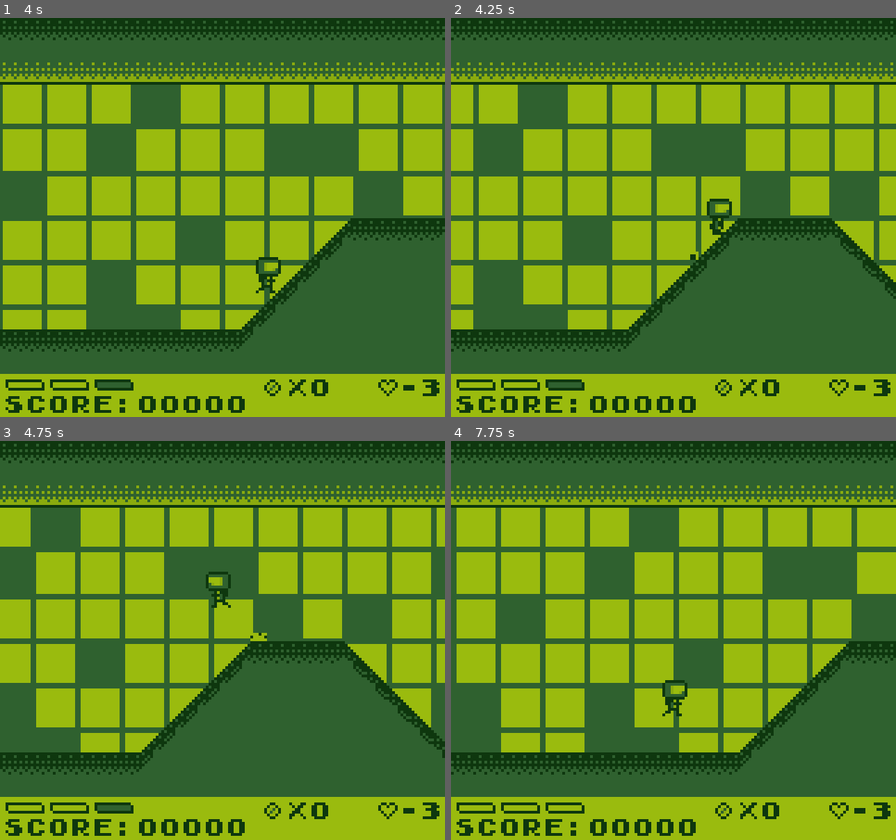
Above: before the commit, frames 1-4 (two rows, left to right).
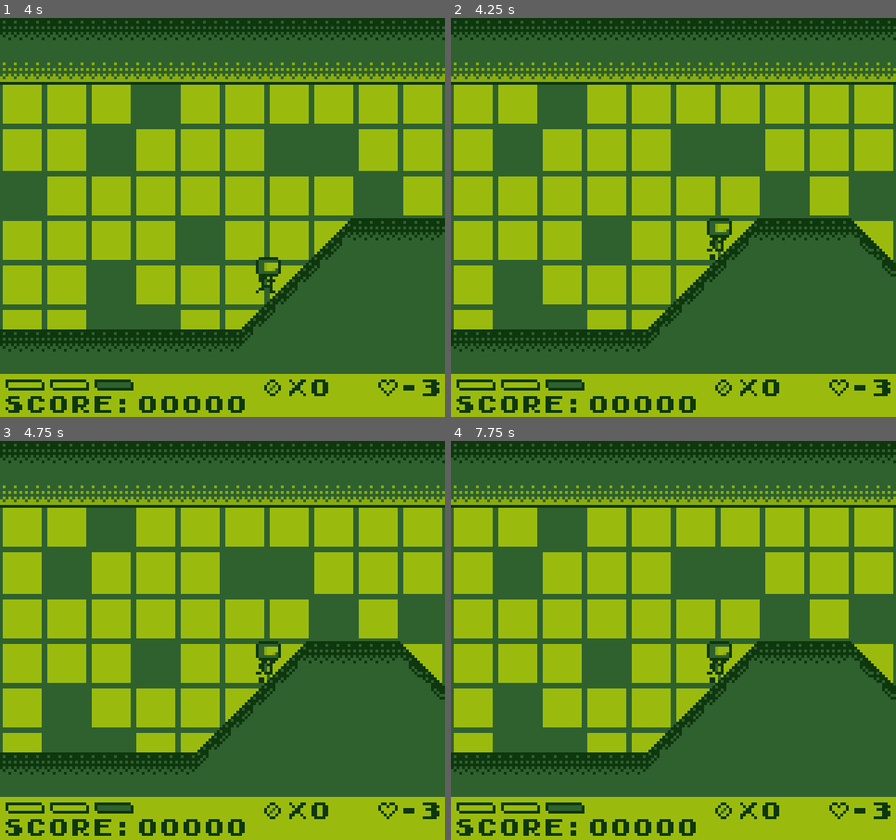
Above: after the commit, the same moments.

Repository: AlanRostem/TurboTrooper
Game: Godot game, scene res://scenes/main/Main.tscn
Same seed, same stepped clock (60 frames per second), same inputs: the game is played once before the commit and once after it. Sound files missing from this copy of the repository are replaced by a short silence.
Inputs:
- Up to frame 1 (4 s): tap Enter (pause) at 0.5 s; hold D (move_right) 0.53-2.03 s; tap S (aim_down) at 0.6, 3.6 s; tap Space (jump) at 0.77, 1.52, 3.02, 3.77 s; tap W (aim_up) at 1.35 s; hold A (move_left) 2.03-2.78 s; tap K (fire) at 2.1 s; hold D (move_right) from 2.78 s (still down); tap E (select) at 2.85 s
- Up to frame 2 (4.25 s): keep holding D (move_right); tap Enter (pause) at 4.15 s
- Up to frame 3 (4.75 s): release D (move_right) at 4.28 s; hold A (move_left) from 4.28 s (still down); tap W (aim_up) at 4.35 s; tap Space (jump) at 4.52 s
- Up to frame 4 (7.75 s): release A (move_left) at 5.03 s; hold D (move_right) 5.03-5.78 s; tap K (fire) at 5.1 s; hold A (move_left) 5.78-7.28 s; tap E (select) at 5.85 s; tap Space (jump) at 6.02, 6.77, 7.52 s; tap S (aim_down) at 6.6 s; hold D (move_right) from 7.28 s (still down); tap W (aim_up) at 7.35 s

Frame 1 is identical in both runs. In frame 2, 22% of the frame differs, in the area x 0-100%, y 0-84%; in frame 3, 26%; in frame 4, 31%, in the area x 0-100%, y 0-93%.

Commit message:
all

Diff:
--- a/project/scenes/game/GameHandler.gd
+++ b/project/scenes/game/GameHandler.gd
@@ -16,8 +16,10 @@
 onready var __hud = $CanvasLayer/HUD
 
 onready var __level_list = $LevelList
+onready var __pauseability_timer = $PauseabilityTimer
 
 var __has_check_point = false
+var __can_pause = false
 
 var __saved_player_stats = {
 	"score": 0,
@@ -26,6 +28,10 @@
 	"scrap": 0,
 	"checkpoint": null,
 }
+
+func _physics_process(delta):
+	if Input.is_action_just_pressed("pause") and __can_pause:
+		get_tree().paused = !get_tree().paused
 
 func set_check_point(vec):
 	__has_check_point = true
@@ -55,6 +61,8 @@
 	__current_level.connect("ready", self, "_on_current_level_ready")
 	add_child(__current_level)
 	__current_level.set_player_stats(__saved_player_stats)
+	__pauseability_timer.start()
+	__can_pause = false
 
 func set_current_to_next_level():
 	if !__level_list.is_last_level(__level_index):
@@ -83,3 +91,6 @@
 func _on_MainMenu_game_started():
 	set_current_level(0)
 	visible = true
+
+func _on_PauseabilityTimer_timeout():
+	__can_pause = true
--- a/project/scenes/game/level/Level.tscn
+++ b/project/scenes/game/level/Level.tscn
@@ -7,6 +7,7 @@
 [ext_resource path="res://assets/audio/music/normal_theme.wav" type="AudioStream" id=5]
 
 [node name="Level" type="Node2D"]
+pause_mode = 1
 script = ExtResource( 3 )
 
 [node name="Theme" type="AudioStreamPlayer" parent="."]
--- a/project/scenes/game/level/levels/FactoryLevelTest.tscn
+++ b/project/scenes/game/level/levels/FactoryLevelTest.tscn
@@ -14,9 +14,6 @@
 [node name="CustomTileMap" parent="GameWorld/Geometry" index="1"]
 tile_data = PoolIntArray( 131065, 6, 0, 131066, 6, 1, 131067, 6, 1, 131068, 6, 1, 131069, 6, 1, 131070, 6, 1, 131071, 6 …(12771 unchanged characters)…
 
-[node name="ArrowSprite" parent="GameWorld/EscapeArea" index="2"]
-frame = 1
-
 [node name="CheckPoint" parent="." index="6"]
 position = Vector2( 536, 104 )
 
--- a/project/scenes/game/level/levels/FirstLevel.tscn
+++ b/project/scenes/game/level/levels/FirstLevel.tscn
@@ -66,6 +66,7 @@
 
 [node name="ArrowSprite" parent="GameWorld/EscapeArea" index="2"]
 position = Vector2( 8, 40 )
+frame = 1
 
 [node name="CheckPoint" parent="." index="6"]
 position = Vector2( 810, 108 )
--- a/project/scenes/game/level/levels/TestingBombLevel.tscn
+++ b/project/scenes/game/level/levels/TestingBombLevel.tscn
@@ -40,54 +40,45 @@
 
 [node name="FloatingScrap" parent="GameWorld/EntityPool" index="1" instance=ExtResource( 13 )]
 position = Vector2( 580, 84 )
-collision_layer = 0
 
 [node name="FloatingScrap2" parent="GameWorld/EntityPool" index="2" instance=ExtResource( 13 )]
 position = Vector2( 596, 76 )
-collision_layer = 0
 
 [node name="FloatingScrap5" parent="GameWorld/EntityPool" index="3" instance=ExtResource( 13 )]
 position = Vector2( 652, 84 )
-collision_layer = 0
 
 [node name="FloatingScrap3" parent="GameWorld/EntityPool" index="4" instance=ExtResource( 13 )]
 position = Vector2( 612, 68 )
-collision_layer = 0
 
 [node name="FloatingScrap4" parent="GameWorld/EntityPool" index="5" instance=ExtResource( 13 )]
 position = Vector2( 628, 60 )
-collision_layer = 0
 
 [node name="FloatingScrap6" parent="GameWorld/EntityPool" index="6" instance=ExtResource( 13 )]
 position = Vector2( 644, 60 )
-collision_layer = 0
 
 [node name="FloatingScrap18" parent="GameWorld/EntityPool" index="7" instance=ExtResource( 13 )]
 position = Vector2( 748, 100 )
-collision_layer = 0
 
 [node name="FloatingScrap19" parent="GameWorld/EntityPool" index="8" instance=ExtResource( 13 )]
 position = Vector2( 756, 100 )
-collision_layer = 0
 
 [node name="FloatingScrap20" parent="GameWorld/EntityPool" index="9" instance=ExtResource( 13 )]
 position = Vector2( 764, 100 )
-collision_layer = 0
 
 [node name="FloatingScrap21" parent="GameWorld/EntityPool" index="10" instance=ExtResource( 13 )]
 position = Vector2( 772, 100 )
-collision_layer = 0
 
 [node name="FloatingScrap22" parent="GameWorld/EntityPool" index="11" instance=ExtResource( 13 )]
 position = Vector2( 780, 100 )
-collision_layer = 0
 
 [node name="FloatingScrap23" parent="GameWorld/EntityPool" index="12" instance=ExtResource( 13 )]
 position = Vector2( 788, 100 )
-collision_layer = 0
 
 [node name="BoomCrawler2" parent="GameWorld/EntityPool" index="13" instance=ExtResource( 8 )]
 position = Vector2( 868, 96 )
+
+[node name="ArrowSprite" parent="GameWorld/EscapeArea" index="2"]
+frame = 1
 
 [node name="CheckPoint" parent="." index="6"]
 position = Vector2( 1036, 90 )
--- a/project/scenes/main/Main.tscn
+++ b/project/scenes/main/Main.tscn
@@ -21,6 +21,7 @@
 margin_bottom = 90.0
 
 [node name="GameHandler" type="Node2D" parent="."]
+pause_mode = 2
 visible = false
 script = ExtResource( 1 )
 __meta__ = {
@@ -37,7 +38,11 @@
 
 [node name="HUD" parent="GameHandler/CanvasLayer" instance=ExtResource( 3 )]
 
+[node name="PauseabilityTimer" type="Timer" parent="GameHandler"]
+one_shot = true
+
 [connection signal="game_started" from="MainMenu" to="GameHandler" method="_on_MainMenu_game_started"]
 [connection signal="game_completed" from="GameHandler" to="MainMenu" method="_on_GameHandler_game_completed"]
+[connection signal="timeout" from="GameHandler/PauseabilityTimer" to="GameHandler" method="_on_PauseabilityTimer_timeout"]
 
 [editable path="MainMenu"]
